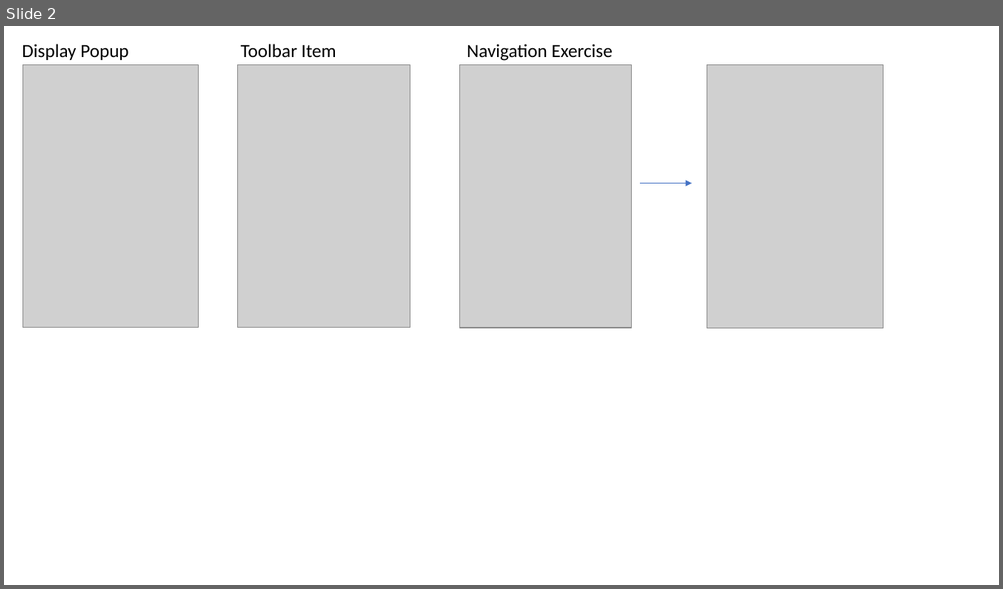
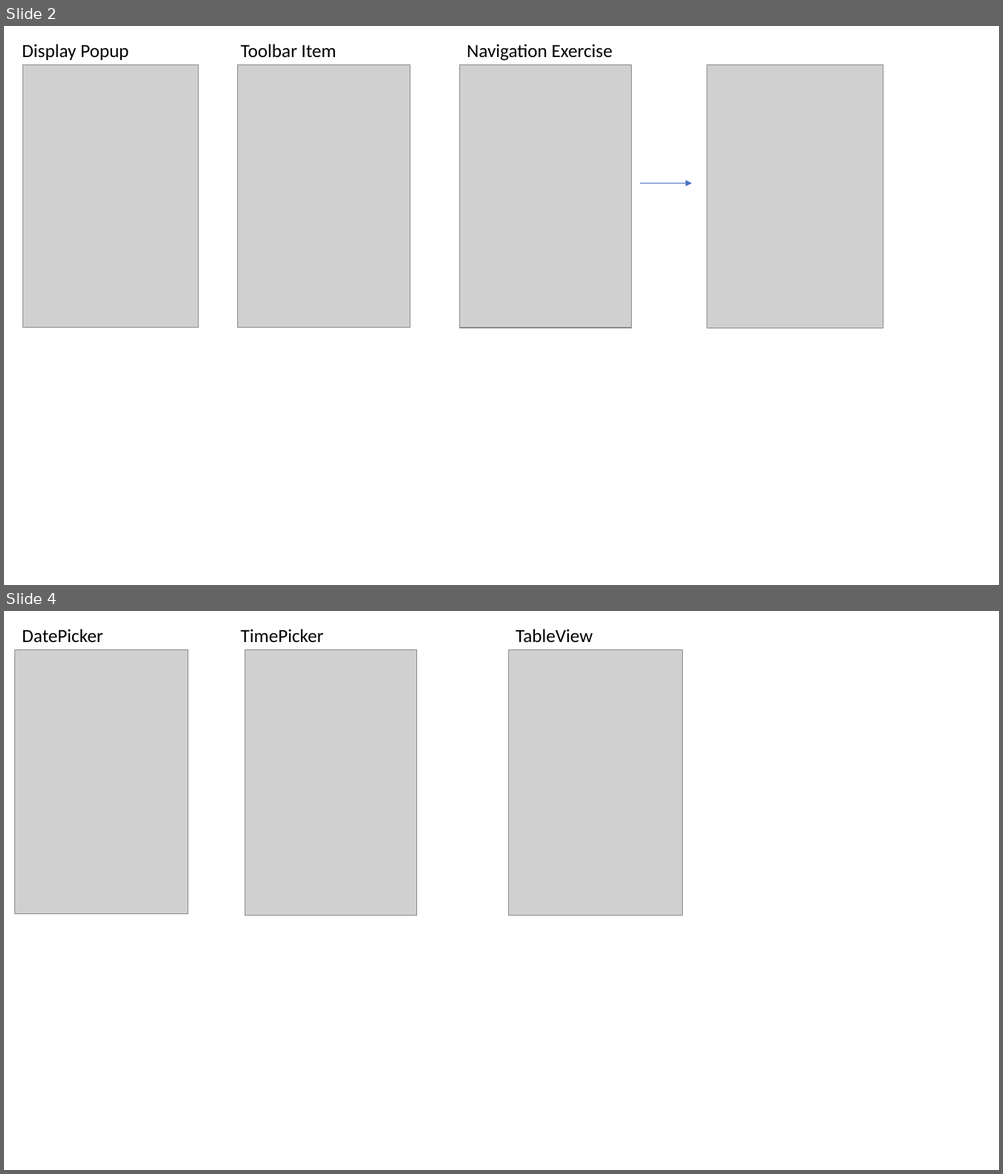
Before and after one commit to jinibyun/Xamarin-udemy2, a slide deck: Excersie Screen Capture.pptx. Shown one above the other, each under a label of ours: slide 2 before the commit, slides 2 and 4 after it; the slides between them are not shown. The pictures are 1003x589 and 1003x1174 pixels, drawn with LibreOffice and Linux fonts; fonts in the diff are those of the drawing; grey boxes stand for pictures. Boxes give left, top, right and bottom in pixels: in the first picture for what was removed or moved away, otherwise in the second. Text is boxed around its words. In the diff, an @@ line names an element or a change of style, - is before the commit and + after.

```diff
--- a/Excersie Screen Capture.pptx
+++ b/Excersie Screen Capture.pptx
@@ slide 4 added at <box>4,611,999,1170</box>, background #FFFFFF @@
@@ text added at <box>22,629,102,642</box>, 18 pt, text #000000 @@
+DatePicker
@@ text added at <box>241,629,324,642</box>, 18 pt, text #000000 @@
+TimePicker
@@ text added at <box>515,629,592,642</box>, 18 pt, text #000000 @@
+TableView
@@ picture added at <box>14,649,188,914</box> @@
@@ picture added at <box>245,649,417,915</box> @@
@@ picture added at <box>509,649,683,915</box> @@
```
Also in this commit, not shown: 1 other slide added, 1 slide removed.
